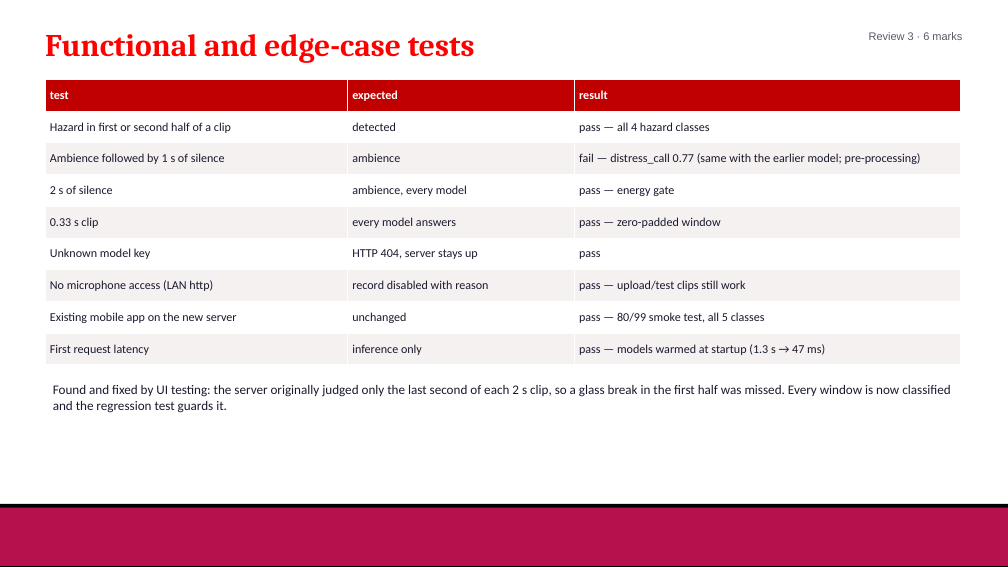
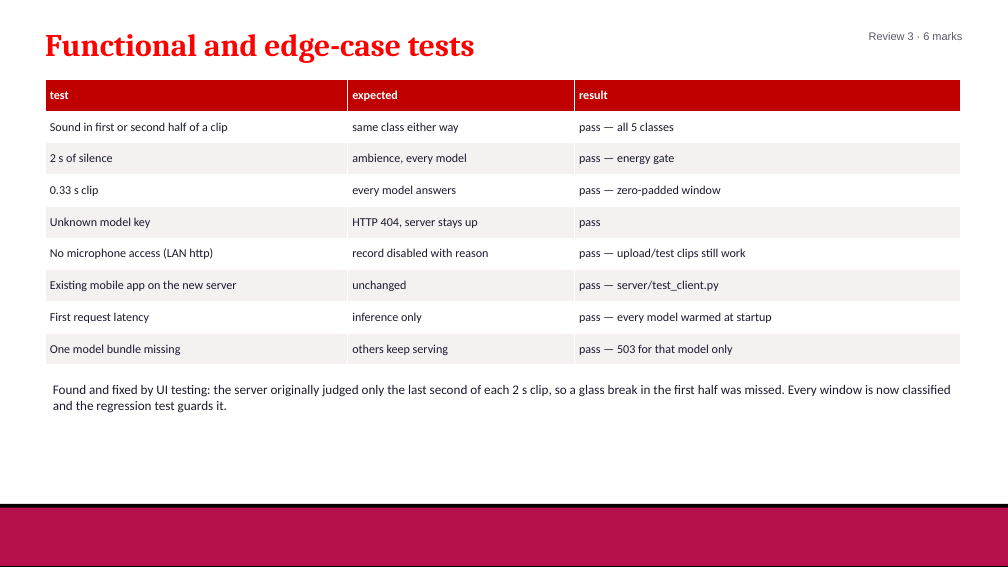
Before and after one commit to Hash-486/SafeScape, a slide deck: slide 5 of docs/Review3/SafeScape_Review3.pptx. Drawn at 1008x567 pixels with LibreOffice and Linux fonts; fonts in the diff are those of the drawing; background and template pictures are left out. Boxes give left, top, right and bottom in pixels: in the first picture for what was removed or moved away, otherwise in the second. Text is boxed around its words. In the diff, an @@ line names an element or a change of style, - is before the commit and + after.

```diff
--- a/docs/Review3/SafeScape_Review3.pptx
+++ b/docs/Review3/SafeScape_Review3.pptx
@@ table at (x1=45, y1=79, x2=960, y2=365) @@
-row 2: Hazard in first or second half of a clip | detected | pass — all 4 hazard classes
-row 3: Ambience followed by 1 s of silence | ambience | fail — distress_call 0.77 (same with the earlier model; pre-processing)
+row 2: Sound in first or second half of a clip | same class either way | pass — all 5 classes
-row 8: Existing mobile app on the new server | unchanged | pass — 80/99 smoke test, all 5 classes
-row 9: First request latency | inference only | pass — models warmed at startup (1.3 s → 47 ms)
+row 7: Existing mobile app on the new server | unchanged | pass — server/test_client.py
+row 8: First request latency | inference only | pass — every model warmed at startup
+row 9: One model bundle missing | others keep serving | pass — 503 for that model only
```
Also in this commit, not shown: 2 other slides changed, 7 other files.
